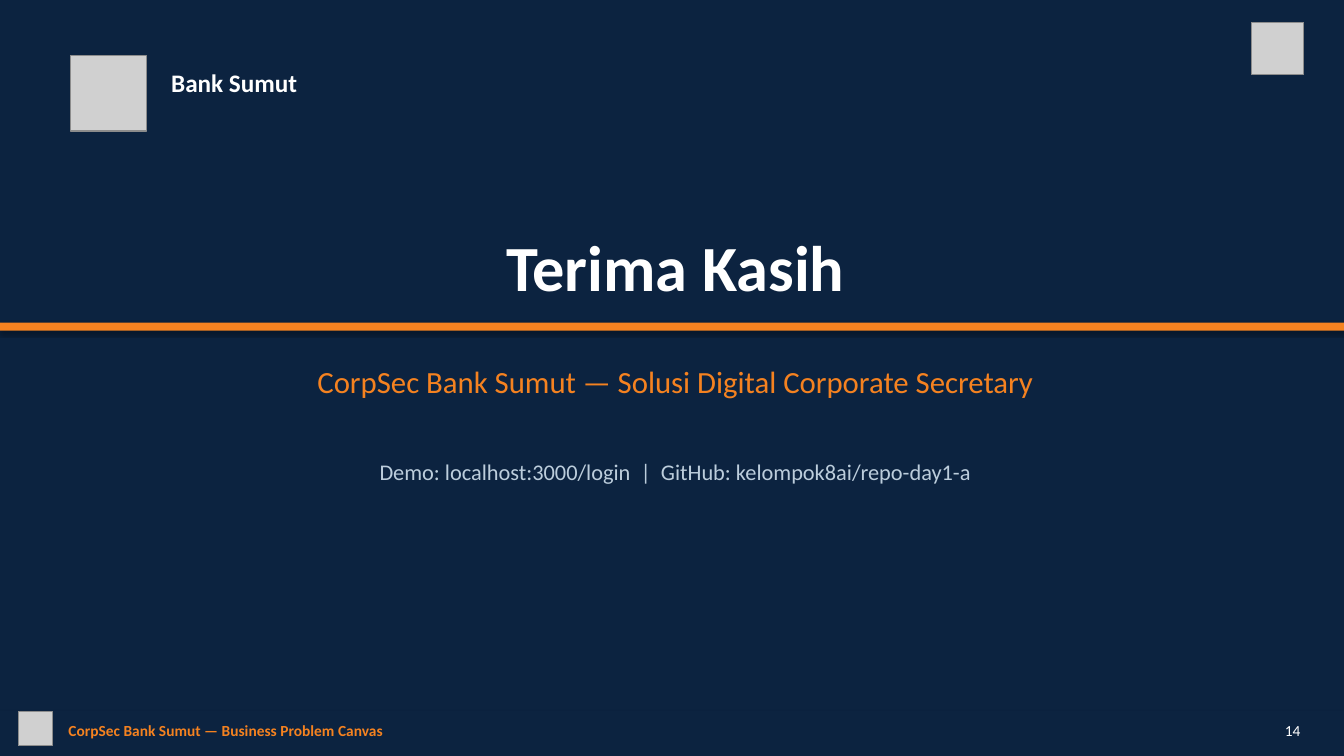
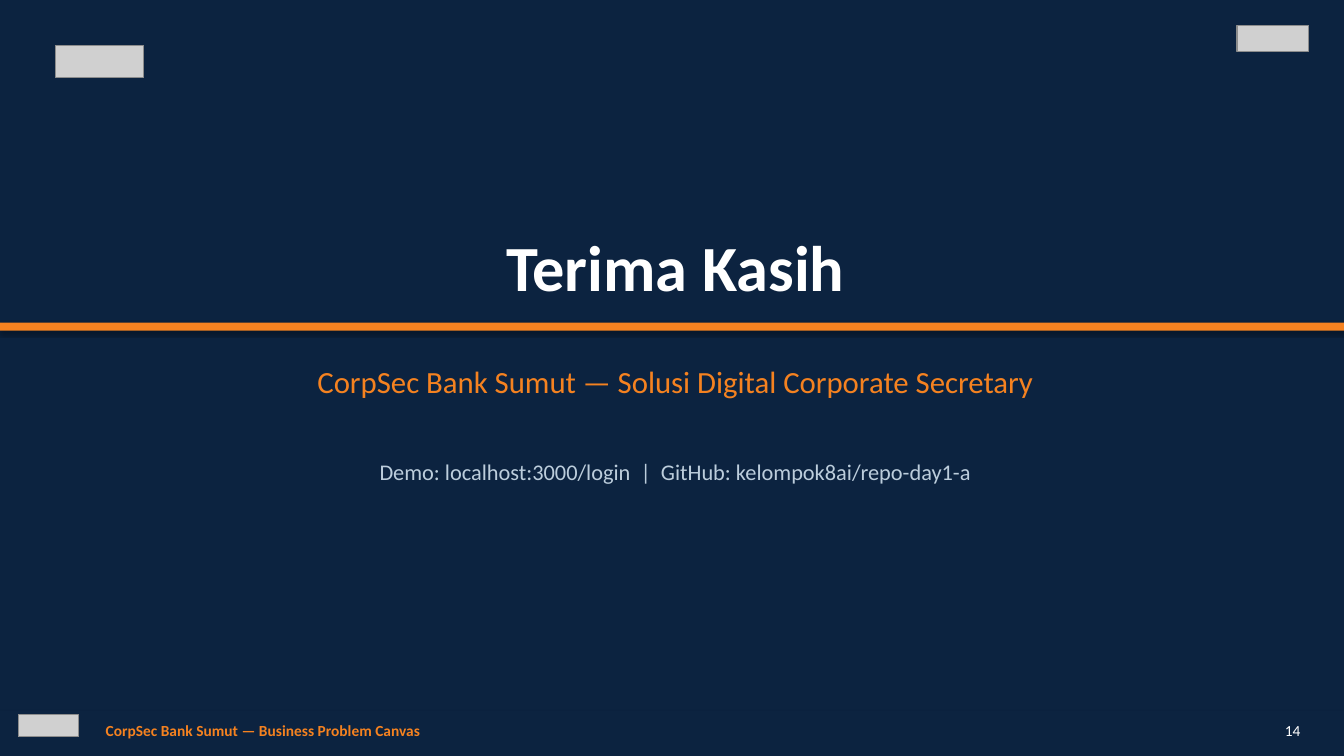
Before and after one commit to kelompok8ai/repo-day1-a, a slide deck: slide 14 of CorpSec-Bank-Sumut-Presentasi.pptx. Drawn at 1344x756 pixels with LibreOffice and Linux fonts; fonts in the diff are those of the drawing; grey boxes stand for pictures. Boxes give left, top, right and bottom in pixels: in the first picture for what was removed or moved away, otherwise in the second. Text is boxed around its words. In the diff, an @@ line names an element or a change of style, - is before the commit and + after.

```diff
--- a/CorpSec-Bank-Sumut-Presentasi.pptx
+++ b/CorpSec-Bank-Sumut-Presentasi.pptx
@@ picture added at (1237, 25, 1309, 51) @@
@@ picture removed at (1251, 22, 1304, 75) @@
@@ picture added at (55, 45, 144, 78) @@
@@ picture removed at (71, 55, 146, 131) @@
@@ text removed at (171, 74, 297, 92) @@
-Bank Sumut
@@ picture removed at (18, 712, 52, 746) @@
@@ picture added at (18, 715, 79, 737) @@
@@ text "CorpSec Bank Sumut — Business ...": place and size @@
-text "CorpSec Bank Sumut — Business ..." at (68, 725, 383, 739)
+text "CorpSec Bank Sumut — Business ..." at (106, 725, 420, 739)
```
Also in this commit, not shown: 13 other slides changed, 3 other files.
